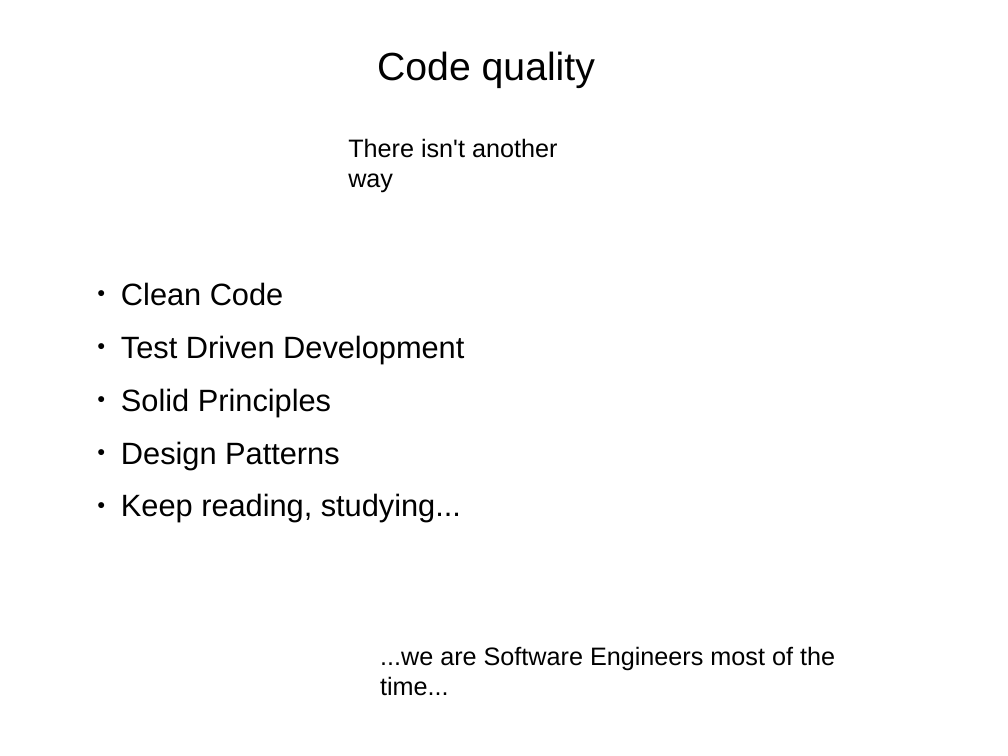
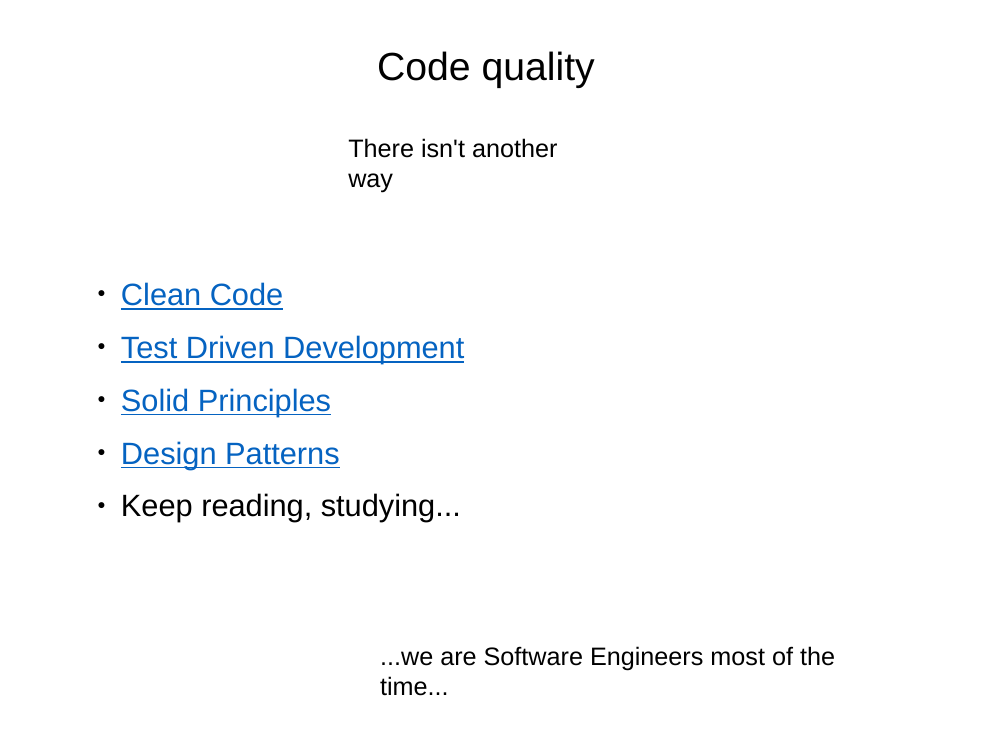
Before and after one commit to wdna-com/front-end-best-practices-slides, a slide deck: slide 17 of JavaScript Best Practices.pptx (slide 16 before the commit). Drawn at 1008x756 pixels with LibreOffice and Linux fonts; fonts in the diff are those of the drawing; background and template pictures are left out. Boxes give left, top, right and bottom in pixels: in the first picture for what was removed or moved away, otherwise in the second. Text is boxed around its words. In the diff, an @@ line names an element or a change of style, - is before the commit and + after.

```diff
--- a/JavaScript Best Practices.pptx
+++ b/JavaScript Best Practices.pptx
@@ text at (x1=121, y1=282, x2=464, y2=469): text colour #000000 to #0563C1, underline on in "Clean Code", "Test Driven Development", "Solid Principles", "Design Patterns" @@
```
Also in this commit, not shown: 8 other slides changed, 4 slides added, 3 slides removed.
